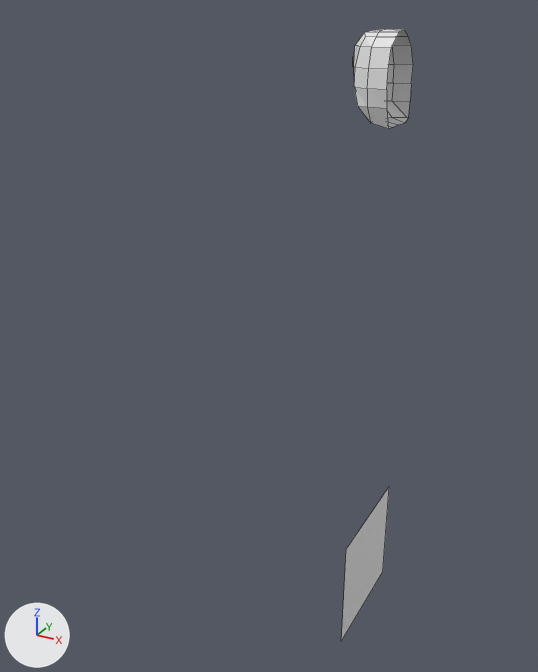
An edit to the Blender file Source Art/Characters/Cartel/CartelSoldier_Basic_1.blend, drawn before and after from the same camera.
Both versions are drawn from a camera (50 mm lens) standing at (3.65, -10.31, 9.2) and looking at (-2.09, 0.13, 3.98). Arrows for +X, +Y and +Z are at lower left; the lights stay in place. Mesh edges are drawn as thin lines.

Objects in the first picture: 'Mirror', 'Plane'.
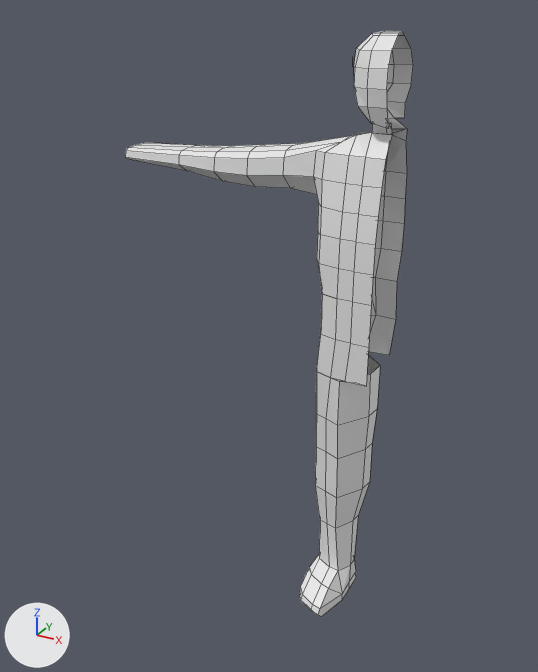
Commit message: Update body

Edits to the bpy script that builds the scene:
```text
Change me_plane:
    used by ob_plane; location = (-0.06, 0.0, 8.27); rotation_euler = (1.571, 0.0, 0.0), in degrees (90, 0, 0); scale = (0.0591, 0.0591, 0.0591)
    remove me_plane.from_pydata(...)  # 60 vertices, 46 faces, 2 loose edges; spans x -9.3..1.2, y -9.8..11.3, z -9.6..7.6
    add me_plane.from_pydata(...)  # 279 vertices, 259 faces, 1 loose edge; spans x -78.9..1.2, y -151.8..11.0, z -13.2..18.1
    me_plane part 1
    4 vertices are removed from x 1.2, y -9.8, z -6.7..1.8
    4 faces are deleted
    2 loose edges are deleted
    27 vertices move from x -9.3..1.2, y -9.8..11.3, z -9.3..6.1 to x -8.9..1.2, y -11.5..11.0, z -7.4..5.8
    191 vertices are added at x -78.9..1.1, y -151.8..-8.7, z -13.2..18.1
    8 new vertices lie (-4.2, 0.0, 0.0) away from vertices in x -4.0, y -63.8..-16.8, z 5.2..9.2
    8 new vertices lie (5.2, 0.0, 0.0) away from vertices in x -4.0, y -63.8..-16.8, z 5.2..9.2
    6 new vertices lie (1.5, 0.0, 3.6) away from vertices in x -15.8..-14.7, y -113.9..-52.3, z 2.0..4.1
    5 new vertices lie (4.5, 0.0, 0.0) away from vertices in x -11.0, y -151.8..-148.9, z -9.5..6.5
    5 new vertices lie (0.0, 0.0, 3.9) away from vertices in x -78.9..-27.4, y -20.9..-17.0, z -6.0
    1 loose edge is added
    217 new faces join them
Change ob_mirror:
    add ob_mirror.hide_viewport = True
```

Pixel boxes (x1, y1, x2, y2) of what changed, in the pictures (538 x 672 px):
'Plane', reshaped (382% wider, 481% taller)
    before: (354, 29, 413, 129)
    after: (125, 31, 413, 617)
'Mirror', hidden
    before: (341, 488, 389, 641)
